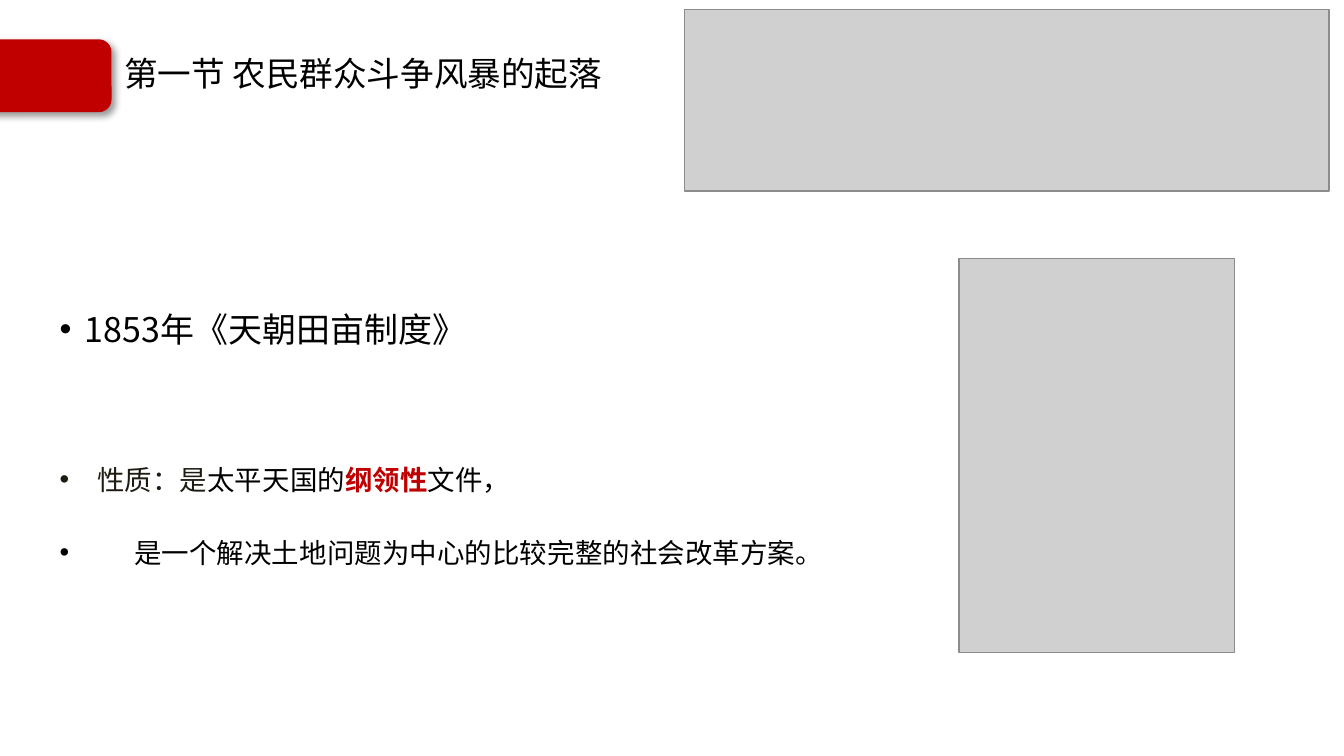
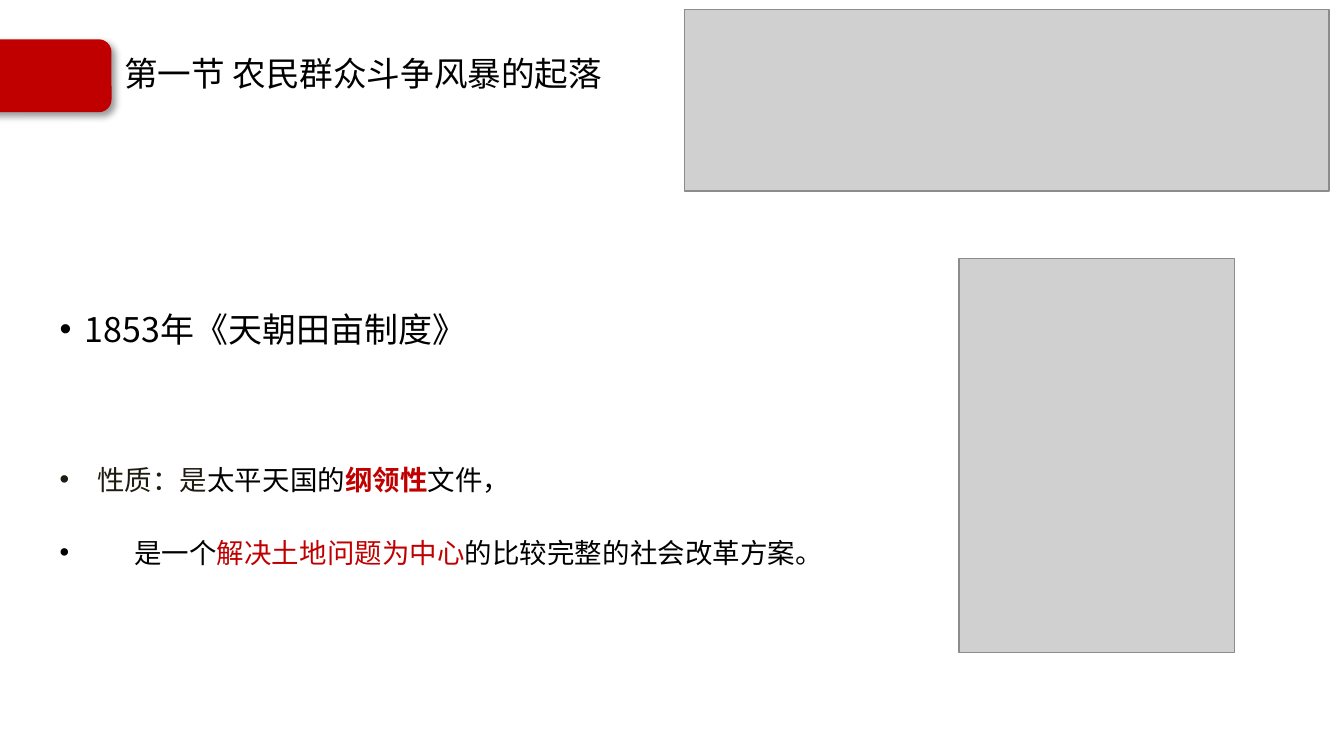
Before and after one commit to Call-me-zhy/tangtang, a slide deck: slide 18 of 5 中国近现代史纲要/课件/中国近现代史纲要精讲2.pptx. Drawn at 1344x756 pixels with LibreOffice and Linux fonts; fonts in the diff are those of the drawing; grey boxes stand for pictures; background and template pictures are left out. Boxes give left, top, right and bottom in pixels: in the first picture for what was removed or moved away, otherwise in the second. Text is boxed around its words. In the diff, an @@ line names an element or a change of style, - is before the commit and + after.

```diff
--- a/5 中国近现代史纲要/课件/中国近现代史纲要精讲2.pptx
+++ b/5 中国近现代史纲要/课件/中国近现代史纲要精讲2.pptx
@@ text at [134,539,823,566]: text colour #000000 to #C00000 in "是一个解决土地问题为中心的比较完整的社会改革方案。" @@
```
Also in this commit, not shown: 5 other slides changed, 1 slide added, 8 other files.
